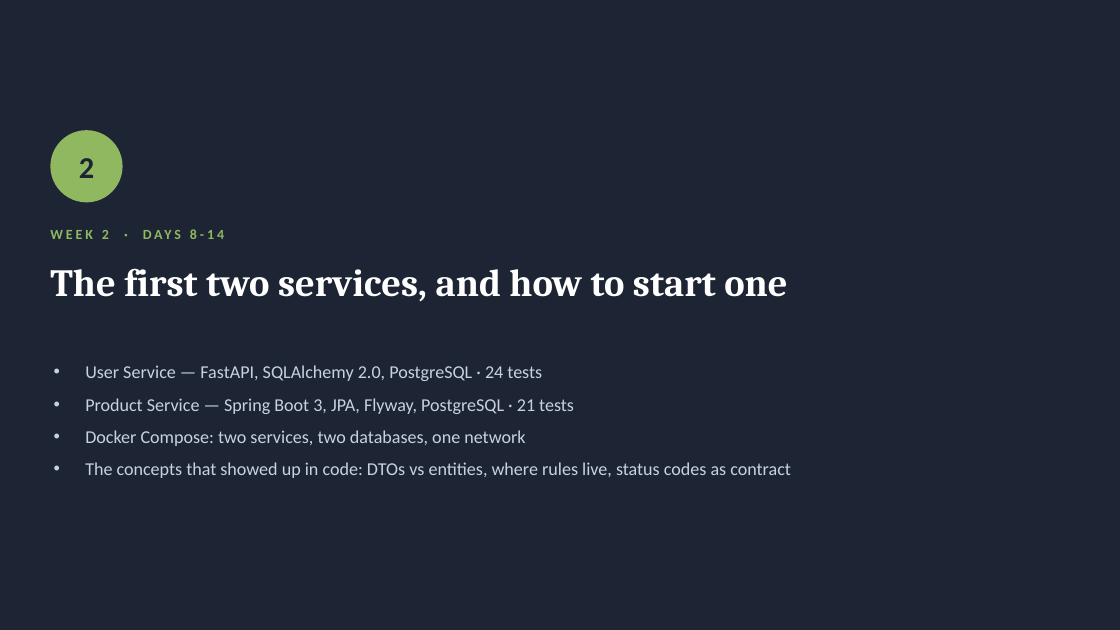
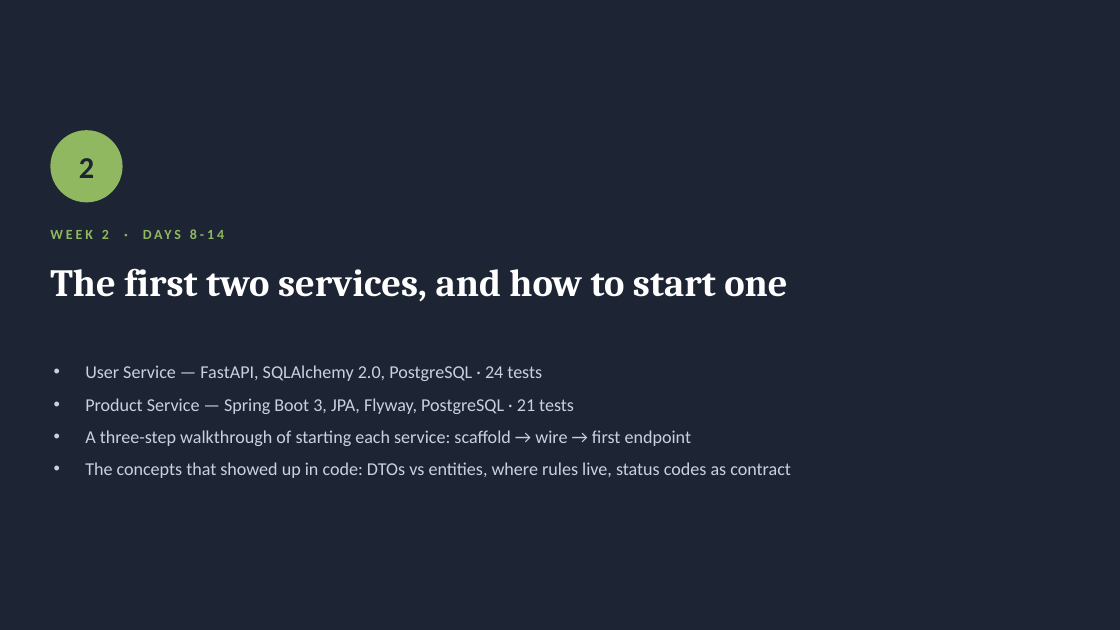
Before and after one commit to FullStack-AITech/Online-Shop-Microservices, a slide deck: slide 10 of docs/weeks-1-3-review.pptx. Drawn at 1120x630 pixels with LibreOffice and Linux fonts; fonts in the diff are those of the drawing. Boxes give left, top, right and bottom in pixels: in the first picture for what was removed or moved away, otherwise in the second. Text is boxed around its words. In the diff, an @@ line names an element or a change of style, - is before the commit and + after.

```diff
--- a/docs/weeks-1-3-review.pptx
+++ b/docs/weeks-1-3-review.pptx
@@ text at <box>85,430,692,446</box>: text changed @@
-• Docker Compose: two services, two databases, one network
+• A three-step walkthrough of starting each service: scaffold → wire → first endpoint
```
Also in this commit, not shown: 3 other slides changed, 6 slides added.
